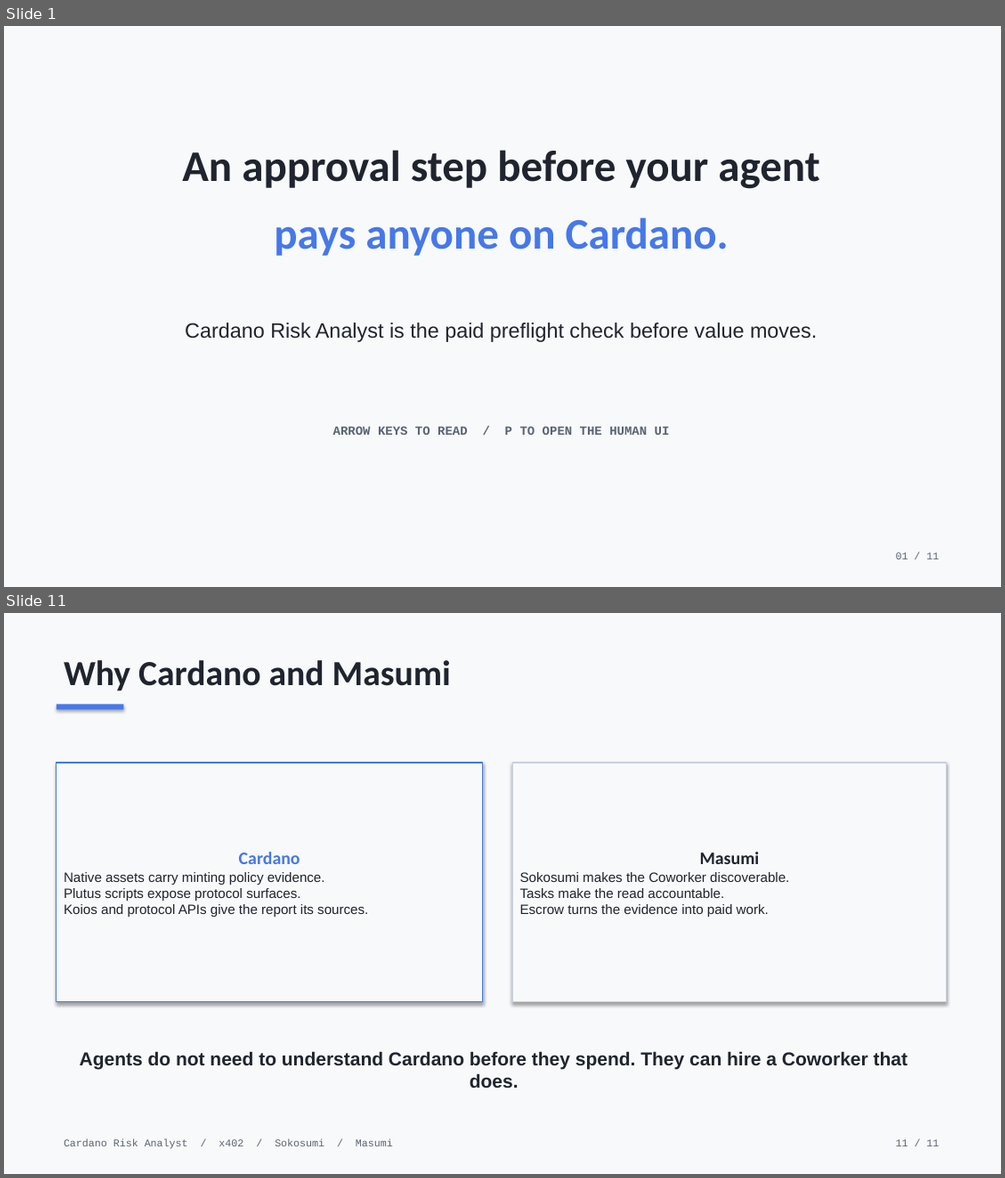
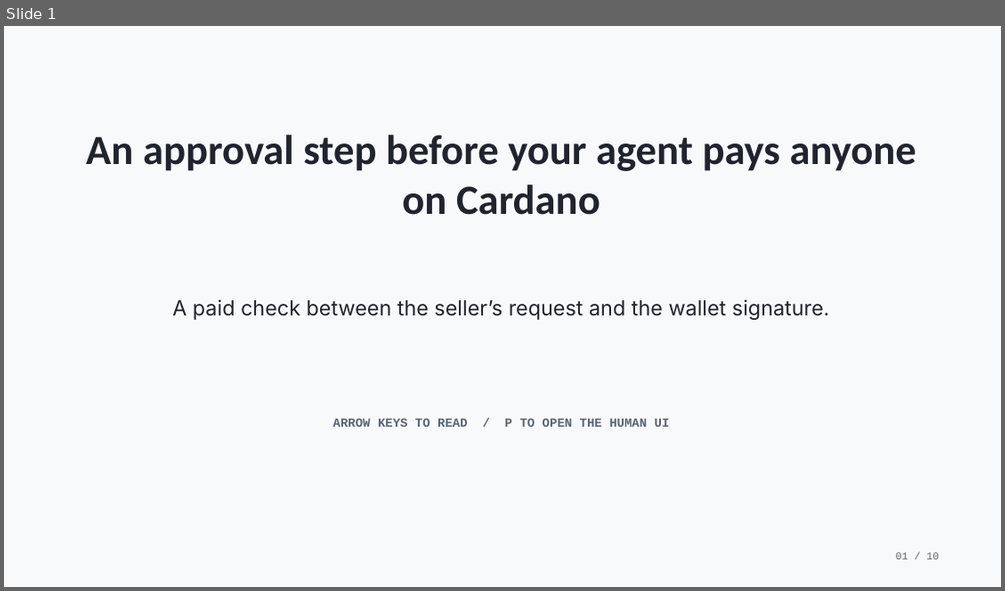
Before and after one commit to pieakshat/cardano-risk-coworker, a slide deck: deck/cardano-risk-analyst.pptx. Shown one above the other, each under a label of ours: slides 1 and 11 before the commit, slide 1 after it; the slides between them are not shown. The pictures are 1005x1178 and 1005x591 pixels, drawn with LibreOffice and Linux fonts; fonts in the diff are those of the drawing. Boxes give left, top, right and bottom in pixels: in the first picture for what was removed or moved away, otherwise in the second. Text is boxed around its words. In the diff, an @@ line names an element or a change of style, - is before the commit and + after.

Commit message:
Rewrite Cardano risk pitch deck

```diff
--- a/deck/cardano-risk-analyst.pptx
+++ b/deck/cardano-risk-analyst.pptx
@@ slide 11 removed at [4,613,1001,1174], background #F8F9FB @@
@@ text removed at [64,660,451,691] @@
-Why Cardano and Masumi
@@ rectangle removed at [57,705,123,709] @@
@@ rectangle removed at [57,763,483,1002] @@
-Cardano
-Native assets carry minting policy evidence.
-Plutus scripts expose protocol surfaces.
-Koios and protocol APIs give the report its sources.
@@ rectangle removed at [512,763,947,1002] @@
-Masumi
-Sokosumi makes the Coworker discoverable.
-Tasks make the read accountable.
-Escrow turns the evidence into paid work.
@@ text removed at [80,1051,907,1088] @@
-Agents do not need to understand Cardano before they spend. They can hire a Coworker that does.
@@ text removed at [64,1139,393,1149] @@
-Cardano Risk Analyst / x402 / Sokosumi / Masumi
@@ text removed at [896,1139,938,1146] @@
-11 / 11
@@ slide 1 changed as well @@
@@ text at [86,135,916,215]: text changed; size 42 to 40 pt @@
-An approval step before your agent
+An approval step before your agent pays anyone on Cardano
@@ text at [172,299,829,320]: text changed; size 42 to 20 pt; font Calibri to Inter; text colour #4678E8 to #1F242E; bold off @@
-pays anyone on Cardano.
+A paid check between the seller’s request and the wallet signature.
@@ text removed at [185,322,817,342] @@
-Cardano Risk Analyst is the paid preflight check before value moves.
@@ text "ARROW KEYS TO READ / ...": place and size @@
-text "ARROW KEYS TO READ / ..." at [333,426,670,435]
+text "ARROW KEYS TO READ / ..." at [333,418,670,426]
@@ text removed at [896,552,938,559] @@
-01 / 11
@@ text added at [896,552,938,559], 10 pt, text #5A6472 @@
+01 / 10
```
Also in this commit, not shown: 9 slides added, 9 other slides removed, 4 other files.
